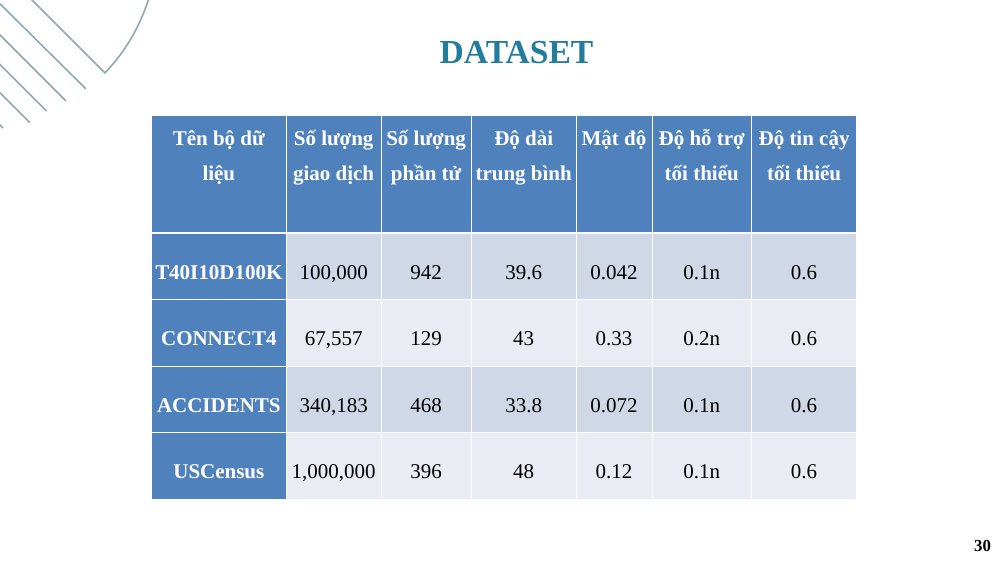
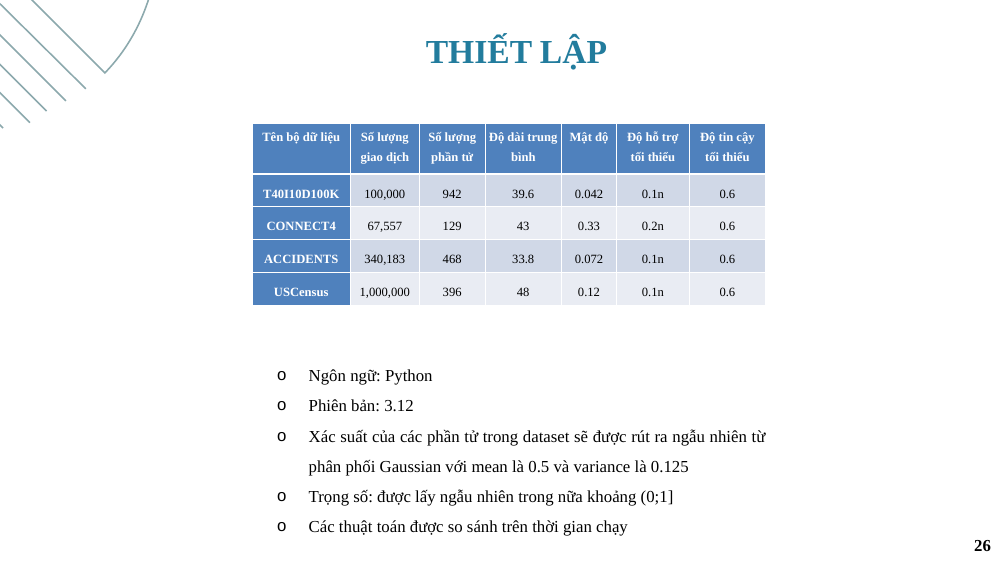
Before and after one commit to AceGnuh/khoa-luan, a slide deck: slide 26 of report/CD.8_NguyenChiThien_52000052.pptx (slide 30 before the commit). Drawn at 1008x567 pixels with LibreOffice and Linux fonts; fonts in the diff are those of the drawing; background and template pictures are left out. Boxes give left, top, right and bottom in pixels: in the first picture for what was removed or moved away, otherwise in the second. Text is boxed around its words. In the diff, an @@ line names an element or a change of style, - is before the commit and + after.

```diff
--- a/report/CD.8_NguyenChiThien_52000052.pptx
+++ b/report/CD.8_NguyenChiThien_52000052.pptx
@@ text at (426,36,607,69): text changed @@
-DATASET
+THIẾT LẬP
@@ table at (252,123,766,305) @@
@@ size 30 to 18 pt @@
@@ table: place and size @@
-table at (151,115,857,494)
+table at (252,123,766,305)
@@ text added at (309,369,766,536), 24 pt, text #000000 @@
+  o Ngôn ngữ: Python
+  o Phiên bản: 3.12
+  o Xác suất của các phần tử trong dataset sẽ được rút ra ngẫu nhiên từ phân phối Gaussian với mean là 0.5 và variance là 0.125
+  o Trọng số: được lấy ngẫu nhiên trong nữa khoảng (0;1]
+  o Các thuật toán được so sánh trên thời gian chạy
@@ page number at (974,540,991,551): text changed @@
-30
+26
```
Also in this commit, not shown: 10 other slides changed, 3 slides added, 6 other files.
